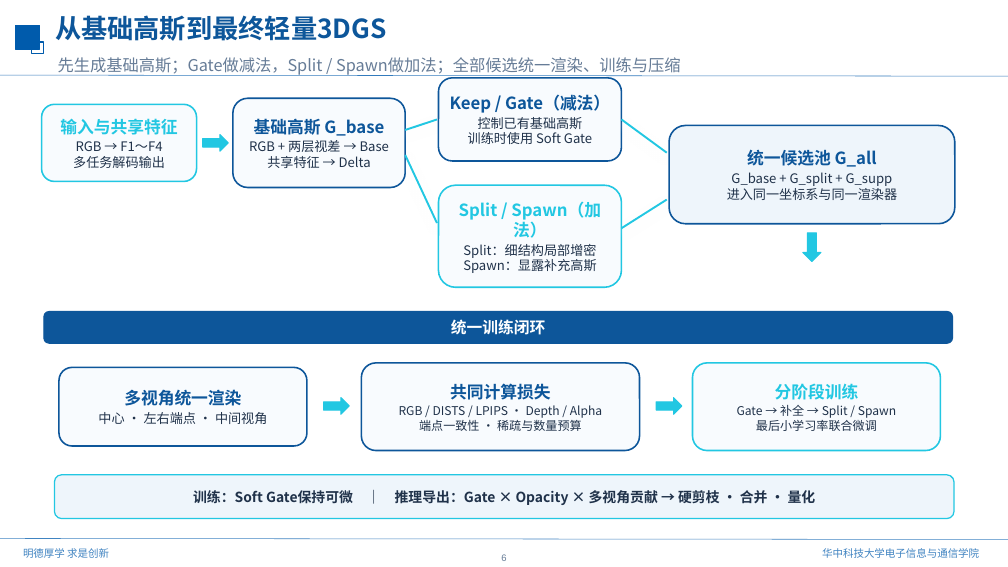
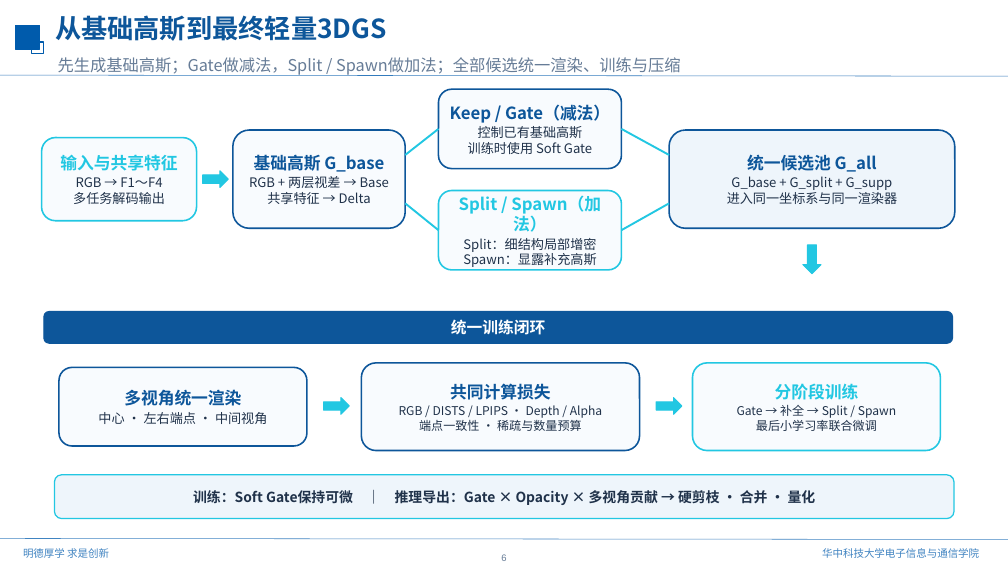
Before and after one commit to mengmcy1/gastric-cbm, a slide deck: slide 6 of 汇报/总体Framework7_22.pptx. Drawn at 1008x567 pixels with LibreOffice and Linux fonts; fonts in the diff are those of the drawing; background and template pictures are left out. Boxes give left, top, right and bottom in pixels: in the first picture for what was removed or moved away, otherwise in the second. Text is boxed around its words. In the diff, an @@ line names an element or a change of style, - is before the commit and + after.

Commit message:
更新 Framework PPT 和讲稿

```diff
--- a/汇报/总体Framework7_22.pptx
+++ b/汇报/总体Framework7_22.pptx
@@ rounded rectangle "Keep / Gate（减法）": place and size @@
-rounded rectangle "Keep / Gate（减法）" at [439, 78, 622, 161]
+rounded rectangle "Keep / Gate（减法）" at [439, 89, 622, 169]
@@ rounded rectangle "输入与共享特征": place and size @@
-rounded rectangle "输入与共享特征" at [42, 104, 197, 181]
+rounded rectangle "输入与共享特征" at [42, 138, 197, 221]
@@ rounded rectangle "基础高斯 G_base": place and size @@
-rounded rectangle "基础高斯 G_base" at [233, 98, 405, 188]
+rounded rectangle "基础高斯 G_base" at [233, 130, 405, 228]
@@ line moved from (405, 130) - (437, 119) to (405, 155) - (439, 129) @@
@@ line moved from (622, 119) - (667, 153) to (622, 129) - (669, 155) @@
@@ rounded rectangle "统一候选池 G_all": place and size @@
-rounded rectangle "统一候选池 G_all" at [669, 126, 955, 224]
+rounded rectangle "统一候选池 G_all" at [669, 130, 955, 228]
@@ right arrow: place and size @@
-right arrow at [203, 135, 228, 151]
+right arrow at [203, 171, 228, 188]
@@ line moved from (405, 155) - (437, 223) to (405, 203) - (439, 230) @@
@@ rounded rectangle "Split / Spawn（加法）": place and size @@
-rounded rectangle "Split / Spawn（加法）" at [439, 185, 622, 287]
+rounded rectangle "Split / Spawn（加法）" at [439, 191, 622, 270]
@@ line moved from (622, 228) - (667, 200) to (622, 230) - (669, 203) @@
@@ down arrow: place and size @@
-down arrow at [803, 233, 821, 262]
+down arrow at [803, 245, 821, 274]
```
Also in this commit, not shown: 1 other file.
